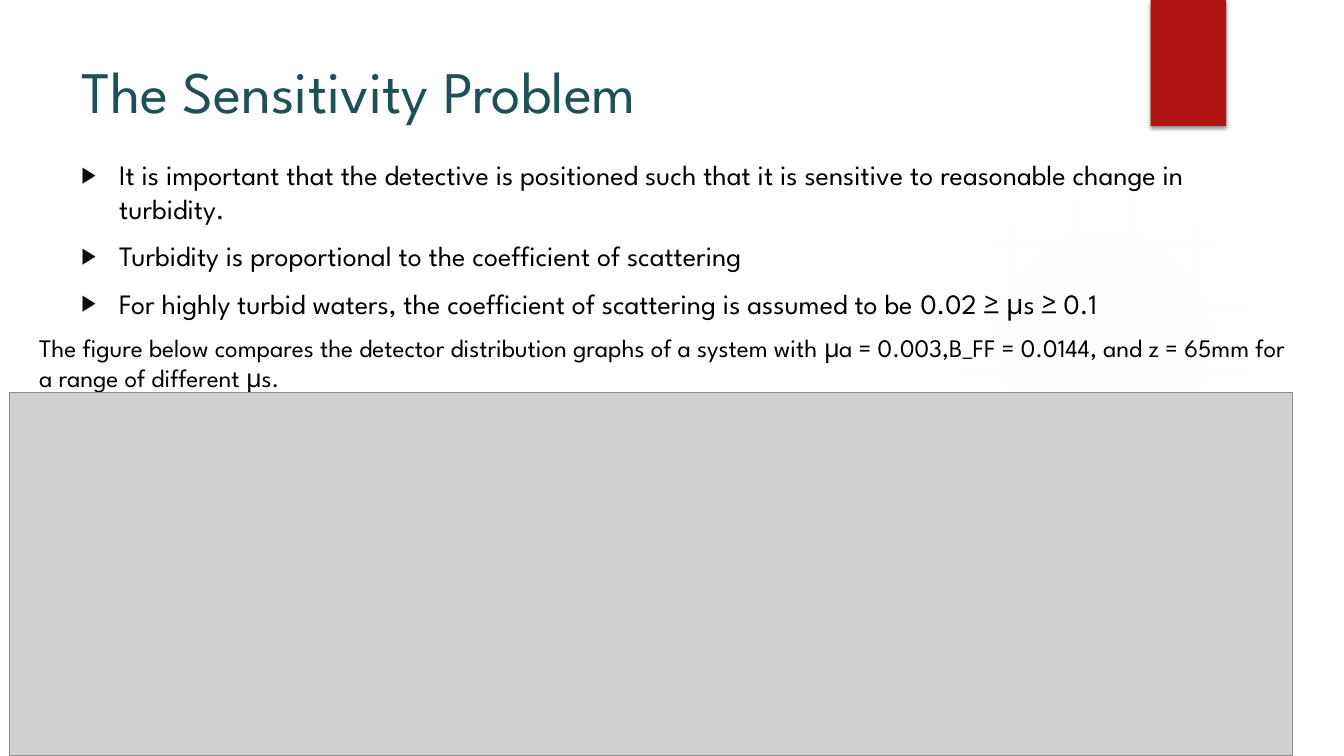
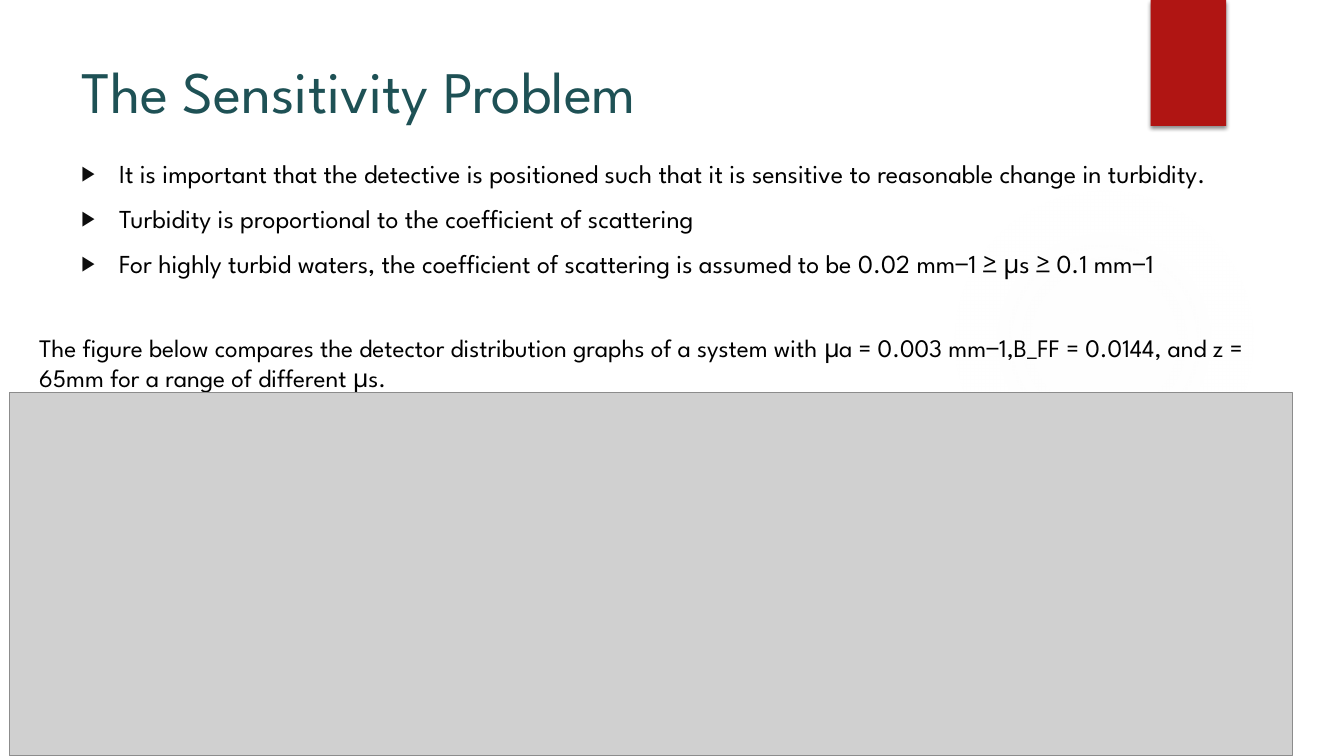
Before and after one commit to KAANVOLKAN05/GPGPU_Research, a slide deck: slide 11 of TurbidityMeterStudy/MonteCarloProj/Presentation for West River.pptx. Drawn at 1344x756 pixels with LibreOffice and Linux fonts; fonts in the diff are those of the drawing; grey boxes stand for pictures; background and template pictures are left out. Boxes give left, top, right and bottom in pixels: in the first picture for what was removed or moved away, otherwise in the second. Text is boxed around its words. In the diff, an @@ line names an element or a change of style, - is before the commit and + after.

```diff
--- a/TurbidityMeterStudy/MonteCarloProj/Presentation for West River.pptx
+++ b/TurbidityMeterStudy/MonteCarloProj/Presentation for West River.pptx
@@ text at (119, 165, 1205, 234): size 20 to 18.5 pt in "It is important that the detective is ...", "Turbidity is proportional to the coefficient of ..." @@
@@ text at (119, 255, 1154, 280): text changed; size 20 to 18.5 pt @@
-▶ For highly turbid waters, the coefficient of scattering is assumed to be 0.02 ≥ μs ≥ 0.1
+▶ For highly turbid waters, the coefficient of scattering is assumed to be 0.02 mm−1 ≥ μs ≥ 0.1 mm−1
@@ text at (39, 339, 1224, 395): text changed @@
-The figure below compares the detector distribution graphs of a system with μa = 0.003,B_FF = 0.0144, and z = 65mm for a range of different μs.
+The figure below compares the detector distribution graphs of a system with μa = 0.003 mm−1,B_FF = 0.0144, and z = 65mm for a range of different μs.
```
Also in this commit, not shown: 7 other slides changed, 1 slide added, 1 other file.
